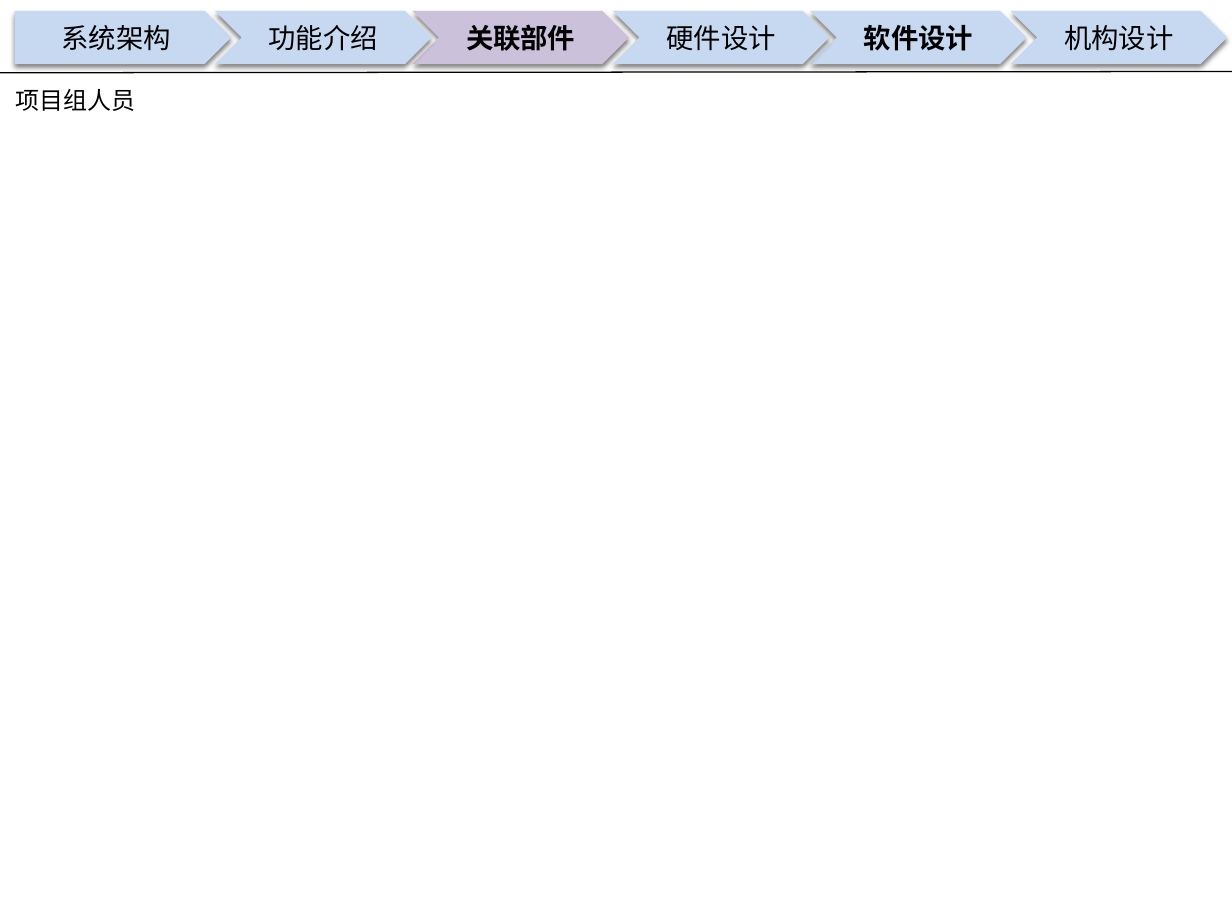
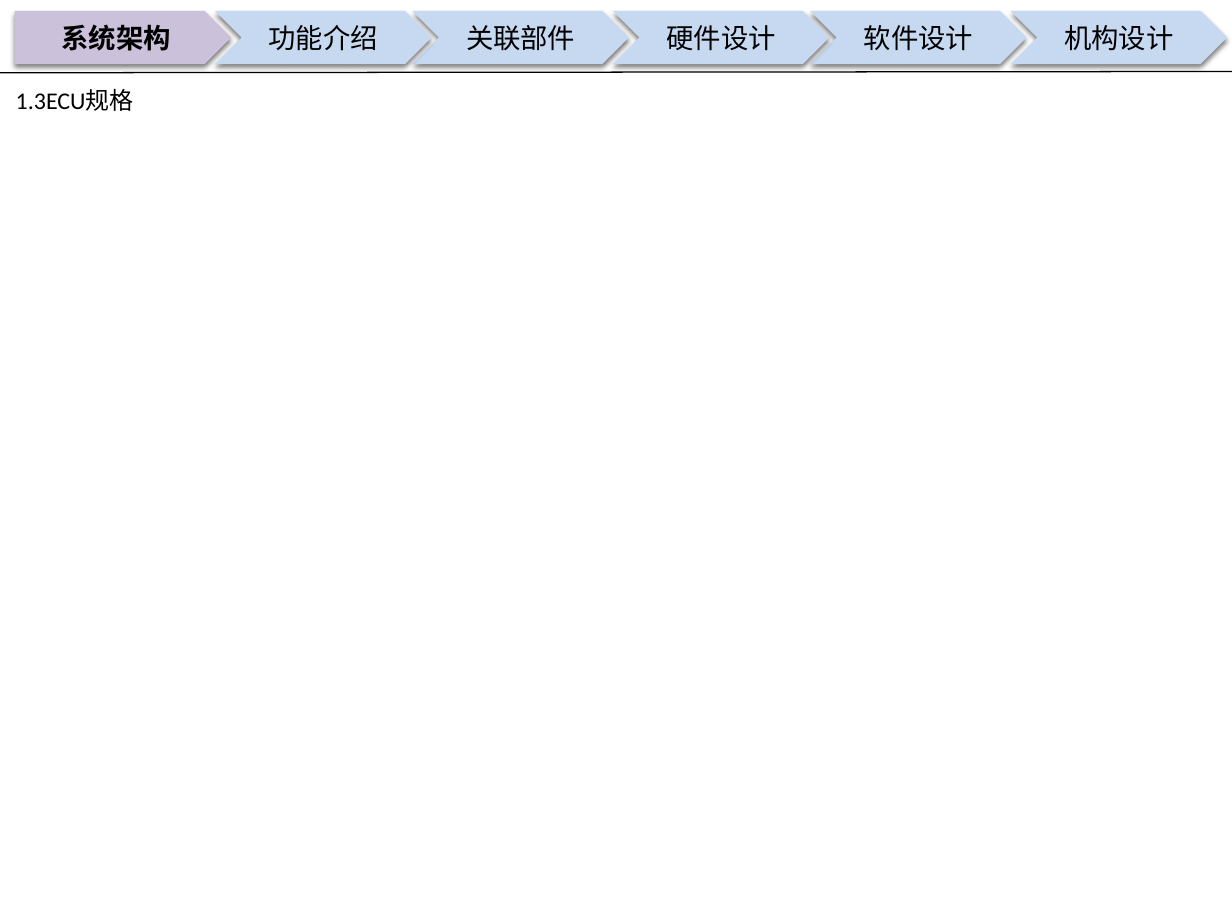
Before and after one commit to guruquan887/VAD01, a slide deck: slide 4 of 01需求分析/docs/specs/00APU设计构想书-VAD01-20180126.pptx. Drawn at 1232x924 pixels with LibreOffice and Linux fonts; fonts in the diff are those of the drawing; background and template pictures are left out. Boxes give left, top, right and bottom in pixels: in the first picture for what was removed or moved away, otherwise in the second. Text is boxed around its words. In the diff, an @@ line names an element or a change of style, - is before the commit and + after.

Commit message:
00APU设计构想书-VAD01-20180126
00APU设计构想书-VAD01-20180126

```diff
--- a/01需求分析/docs/specs/00APU设计构想书-VAD01-20180126.pptx
+++ b/01需求分析/docs/specs/00APU设计构想书-VAD01-20180126.pptx
@@ pentagon arrow "系统架构" at (x1=15, y1=11, x2=232, y2=64): bold on; fill #C6D9F1 to #CCC1DA @@
@@ chevron "关联部件" at (x1=413, y1=11, x2=630, y2=64): bold off; fill #CCC1DA to #C6D9F1 @@
@@ chevron "软件设计" at (x1=809, y1=11, x2=1026, y2=64): bold off @@
@@ text at (x1=16, y1=89, x2=134, y2=111): text changed @@
-项目组人员
+1.3ECU规格
```
Also in this commit, not shown: 6 other slides changed, 3 slides added, 5 other files.
